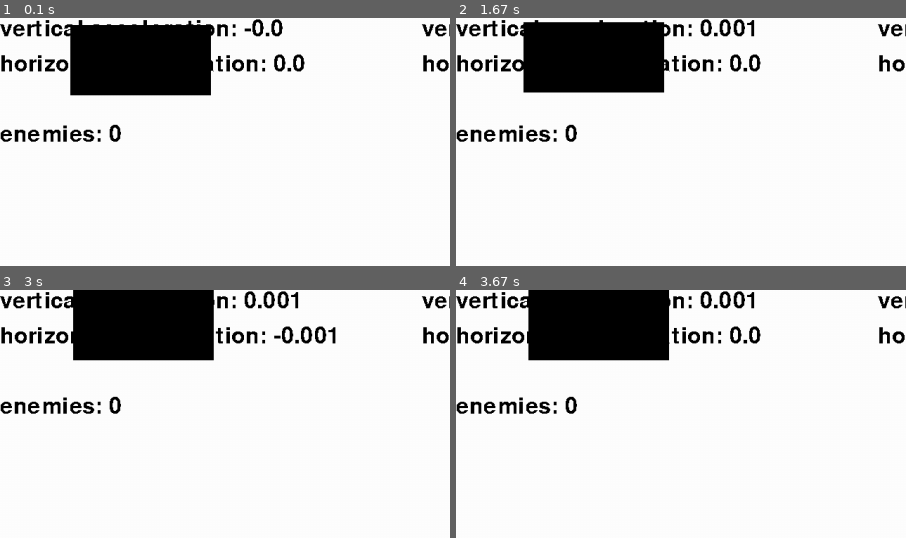
Above: before the commit, frames 1-4 (two rows, left to right).
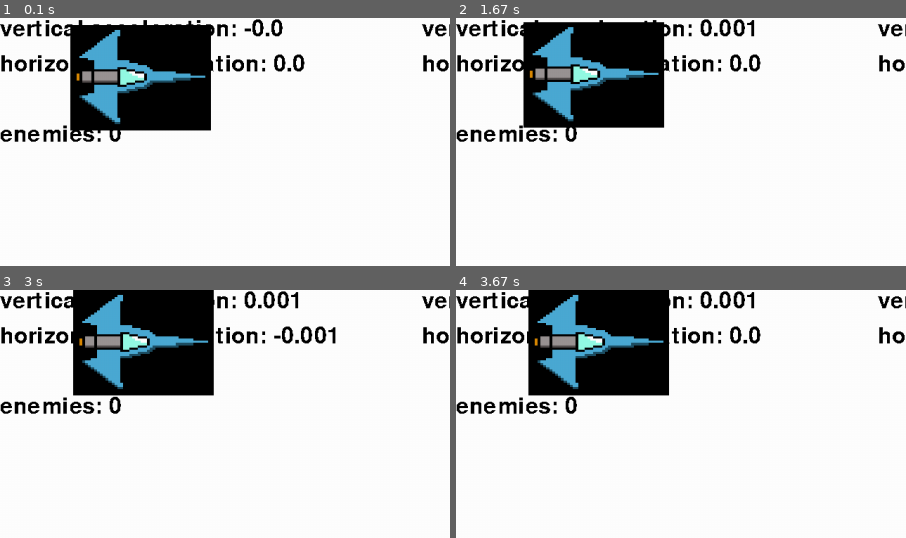
Above: after the commit, the same moments.

Repository: Ar-e-k/space-game
Game: pygame game, started from main.py
Same seed, same stepped clock (60 frames per second), same inputs: the game is played once before the commit and once after it.
Inputs:
- Up to frame 1 (0.1 s): no input
- Up to frame 2 (1.67 s): tap F at 0.33, 0.82 s; hold D 0.67-1.13 s; tap Space at 0.73, 1.03, 1.23, 1.57 s; hold W 1.17-1.47 s
- Up to frame 3 (3 s): tap Space at 1.87, 2.63, 2.97 s; hold A from 2.9 s (still down)
- Up to frame 4 (3.67 s): tap Space at 3.27, 3.4 s; release A at 3.3 s; hold W from 3.33 s (still down); tap F at 3.48 s
The pictures show only the part of the screen within x 0-50%, y 0-50%; the shares and areas given below are measured in that part.

The runs differ from the first frame. In frame 1, 7.1% of the frame differs, in the area x 15-47%, y 4-46%; in frame 2, 7.2%; in frame 3, 7.2%; in frame 4, 7.2%, in the area x 16-48%, y 2-43%.

Commit message:
added player graphics

Diff:
--- a/main.py
+++ b/main.py
@@ -109,8 +109,9 @@
         self._screen.blit(acceleration, pos)
 
     def draw_player(self):
-        box=self.player.return_box()
+        box, ship=self.player.return_box()
         pygame.draw.rect(self._screen, [0,0,0], box)
+        self._screen.blit(ship, [self.player.x_cord, self.player.y_cord])
 
     def draw_fire(self):
         box=self.player.return_gun_box()
@@ -123,7 +124,7 @@
         self.get_text(str(str(health)), cords, [255,255,255])
 
     def iterate_enemies(self, fire_check):
-        player_box=self.player.return_box()
+        player_box, i=self.player.return_box()
         laser_box=self.player.return_gun_box()
         for index, enemy in enumerate(self._enemies):
             box=enemy.return_box()
@@ -142,6 +143,7 @@
             pass
 
     def check_colision(self, player_box, index, enemy, box):
+        player_box.colliderect(box)
         if player_box.colliderect(box):
             alive=self.player.loose_life()
             if alive:
@@ -170,11 +172,15 @@
     screen_x, screen_y=pygame.display.Info().current_w, pygame.display.Info().current_h
 
     playing=True #Determines is the game on or not
-    player=sprites.player(100, 10, 3, 100000, 100, [200, 100], [screen_x, screen_y])
+    player=sprites.player(100, 10, 3, 100000, 100, [200, 150], [screen_x, screen_y], "Ship1.png")
+    #player2=sprites.player(100, 10, 3, 50000, 100, [150, 80], [screen_x, screen_y])
+    #stelth=sprites.player(100, 10, 1, 10000, 80, [50, 20], [screen_x, screen_y])
     basic_gun=sprites.gun(50, 10, [screen_x, 10], 200, 0.002)
     cleaner=sprites.gun(50, 10000, [screen_x, 2*screen_y], 0, 0)
     front_recoil=sprites.gun(200, 5, [screen_x, 20], 100, -0.005)
     player.load_gun(basic_gun)
+    #player2.load_gun(basic_gun)
+    #stelth.load_gun(front_recoil)
     play=game(screen, player)
     paused=False
 
--- a/sprites.py
+++ b/sprites.py
@@ -4,7 +4,7 @@
 
 class player:
 
-    def __init__(self, x, y, health, mass, thrust, size, map_size):
+    def __init__(self, x, y, health, mass, thrust, size, map_size, ship):
         self.map_size=map_size
         self.life=health
 
@@ -26,6 +26,9 @@
         self.score=0
         self.kills=0
         self.damage=0
+
+        self.ship=pygame.image.load("Models/Ships/"+ship).convert_alpha()
+        self.ship=pygame.transform.scale(self.ship, self.size)
 
     def load_gun(self, gun):
         self.gun=gun
@@ -75,7 +78,7 @@
 
     def return_box(self):
         box=pygame.Rect([self.x_cord, self.y_cord], self.size) # The actuall box
-        return box
+        return box, self.ship
 
     def return_gun_box(self):
         return self.gun.return_box([self.x_cord, self.y_cord], self.size)
@@ -139,7 +142,7 @@
         return self.recoil
 
     def return_box(self, position, size):
-        position[0]+=(size[0]/2)
+        position[0]+=(size[0])
         position[1]+=(size[1]/2)-self.laser_size[1]/2
         box=pygame.Rect(position, self.laser_size)
         return box
Binary file added: Models/Ships/Ship1.png
